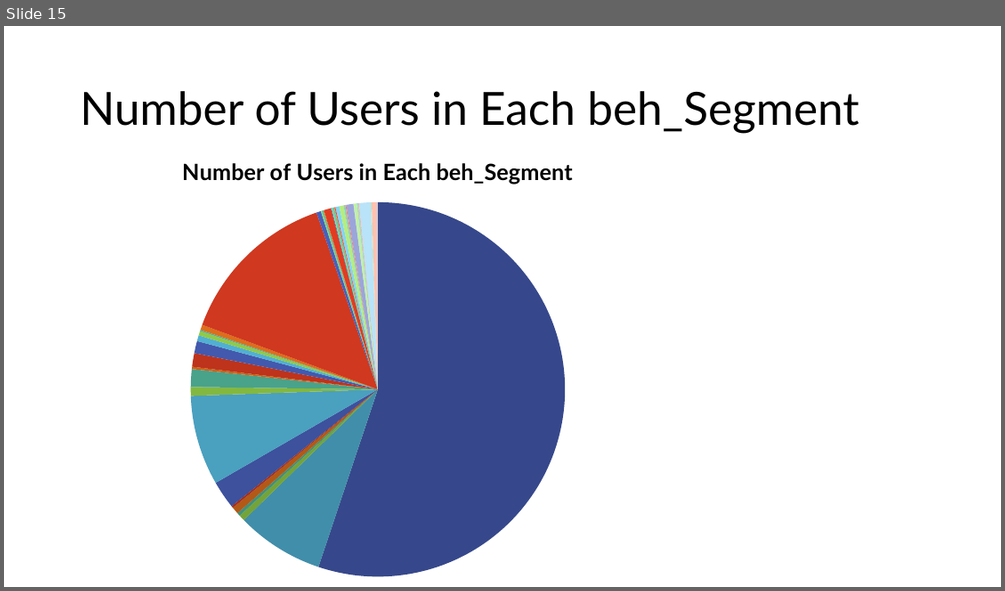
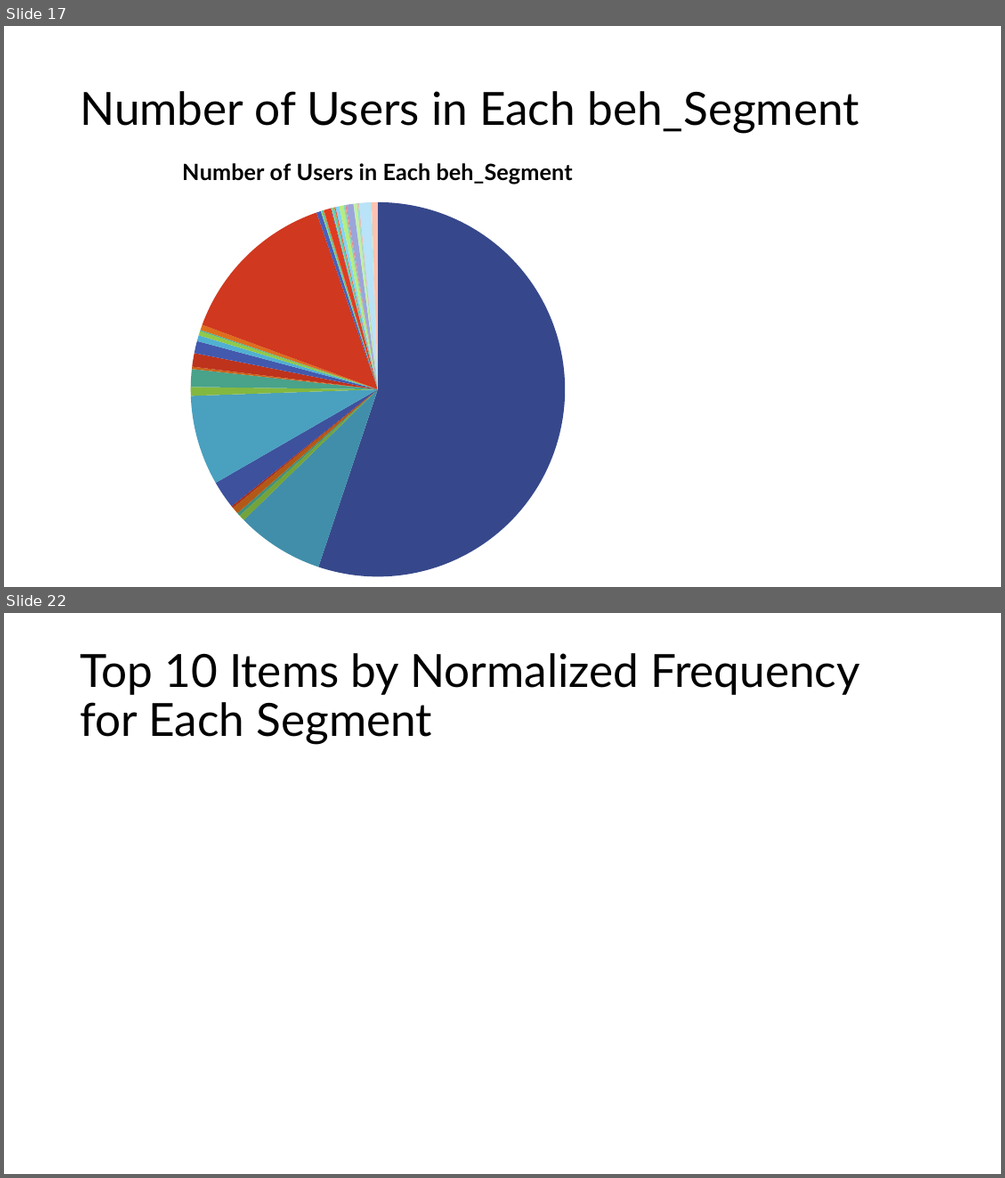
Before and after one commit to lizesteyn/FNBdataquest, a slide deck: Presentation1.pptx. Shown one above the other, each under a label of ours: slide 15 before the commit, slides 17 and 22 after it; the slides between them are not shown. The pictures are 1005x591 and 1005x1178 pixels, drawn with LibreOffice and Linux fonts; fonts in the diff are those of the drawing. Boxes give left, top, right and bottom in pixels: in the first picture for what was removed or moved away, otherwise in the second. Text is boxed around its words. In the diff, an @@ line names an element or a change of style, - is before the commit and + after.

Commit message:
presentation update with segments

```diff
--- a/Presentation1.pptx
+++ b/Presentation1.pptx
@@ slide 22 added at [4, 613, 1001, 1174], background #FFFFFF @@
@@ title added at [80, 653, 860, 745], 44 pt, text #000000 @@
+Top 10 Items by Normalized Frequency for Each Segment
@@ what was slide 15 is now slide 17 @@
```
Also in this commit, not shown: 5 slides changed, 10 other slides added, 1 other file.
